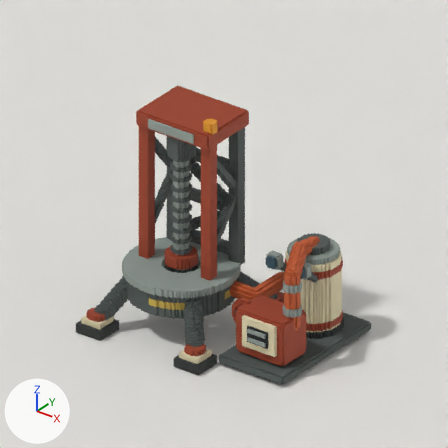
What one commit did to the Blender file voxel/geothermal/assets/geothermal_drill/large/geothermal_drill.blend.
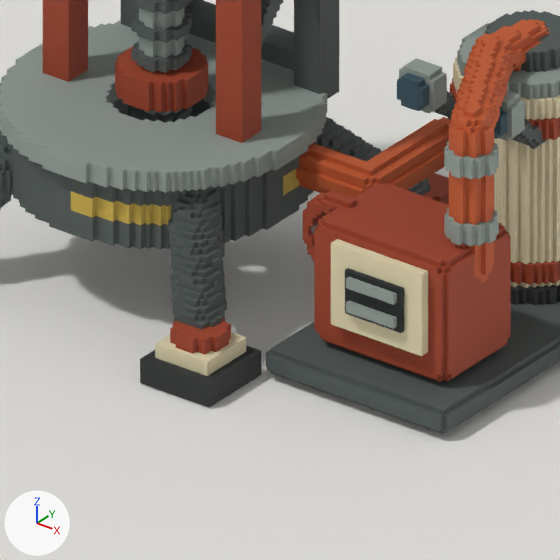
Old and new are each drawn from the file's camera 'Preview_Camera' and again close up on the part from 28% to 72% of the width and 51% to 96% of the height. The axes (+X, +Y, +Z) are drawn at lower left. The lights are the same throughout. The older version's two pictures come first.

The scene before the commit, as lines of its bpy script (objects in view):
```python
me_geothermal_drill_voxel_surface = bpy.data.meshes.new('geothermal_drill_voxel_surface')
me_geothermal_drill_voxel_surface.from_pydata(...)  # 36212 vertices, 9053 faces; spans x -2.79..2.7, y -2.12..2.03, z 0.09..5.76
me_geothermal_drill_voxel_surface.materials.append(mat_palette_001_d9ceab)  # beige #d9ceab
me_geothermal_drill_voxel_surface.materials.append(mat_palette_003_993e23)  # brown #993e23
me_geothermal_drill_voxel_surface.materials.append(mat_palette_004_bb562a)  # orange #bb562a
me_geothermal_drill_voxel_surface.materials.append(mat_palette_005_272b2a)  # black #272b2a
me_geothermal_drill_voxel_surface.materials.append(mat_palette_006_4c5452)  # dark grey #4c5452
me_geothermal_drill_voxel_surface.materials.append(mat_palette_007_8b958f)  # grey #8b958f
me_geothermal_drill_voxel_surface.materials.append(mat_palette_008_304c58)  # dark blue #304c58
me_geothermal_drill_voxel_surface.materials.append(mat_palette_010_da9224)  # orange #da9224
me_geothermal_drill_voxel_surface.materials.append(mat_palette_012_181e1d)  # black #181e1d
me_geothermal_drill_voxel_surface.materials.append(mat_palette_013_bea343)  # yellow #bea343
me_plane = bpy.data.meshes.new('Plane')
me_plane.from_pydata([(-567.0, -567.0, 0.0), (567.0, -567.0, 0.0), (-567.0, 567.0, 0.0), (567.0, 567.0, 0.0)], [], [(0, 1, 3, 2)])
me_plane.materials.append(mat_studio_ground)  # light grey #e2e1dd
ob_geothermal_drill = bpy.data.objects.new('geothermal_drill', me_geothermal_drill_voxel_surface)
ob_geothermal_drill.location = (0.0, 0.0, 0.0)
ob_studio_floor = bpy.data.objects.new('Studio_floor', me_plane)
ob_studio_floor.location = (-0.045, -0.045, 0.073)
```
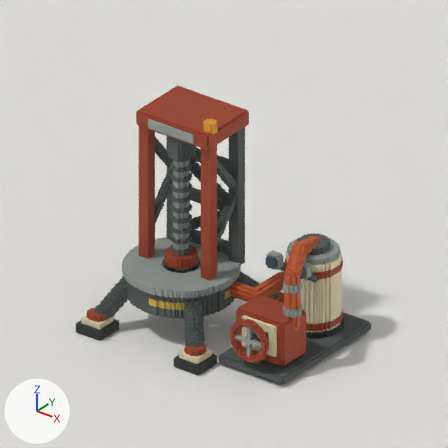
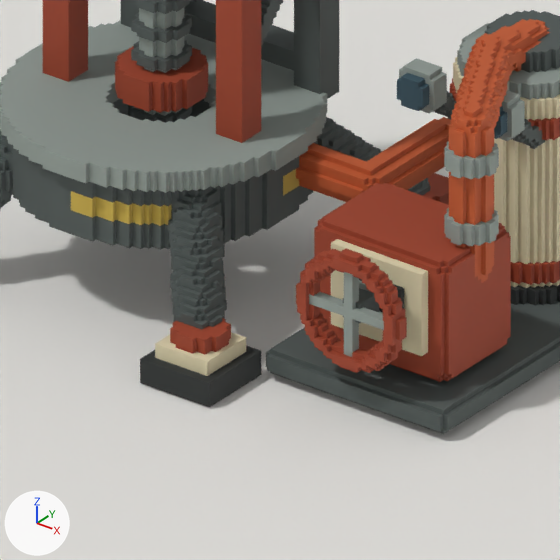
Where the change shows, as pixel boxes (x1, y1, x2, y2) in the close-ups (560 x 560 px):
part 1 of me_geothermal_drill_voxel_surface, deleted
    before: (303, 191, 449, 261)
part 2 of me_geothermal_drill_voxel_surface, built on
    before: (318, 148, 467, 262)
    after: (296, 148, 467, 373)

Diff of the bpy script that builds the scene:
```diff
--- a/voxel/geothermal/assets/geothermal_drill/large/geothermal_drill.blend.py
+++ b/voxel/geothermal/assets/geothermal_drill/large/geothermal_drill.blend.py
@@ me_geothermal_drill_voxel_surface @@
 # used by ob_geothermal_drill; location = (0.0, 0.0, 0.0)
-me_geothermal_drill_voxel_surface.from_pydata(...)  # 36212 vertices, 9053 faces; spans x -2.79..2.7, y -2.12..2.03, z 0.09..5.76
+me_geothermal_drill_voxel_surface.from_pydata(...)  # 37272 vertices, 9318 faces; spans x -2.79..2.7, y -2.12..2.03, z 0.09..5.76
+# me_geothermal_drill_voxel_surface part 1: 190 loose pieces with 760 vertices, spanning x 0.72..2.2, y -0.81..0.0, z 0.5..1.58, are deleted
+# me_geothermal_drill_voxel_surface part 2: 65 vertices removed from x 0.94..2.43, y -0.81..0.0, z 0.5..1.53; 1883 vertices added at x 0.94..2.34, y -1.62..0.0, z 0.54..1.62
+# other edits to the shape of me_geothermal_drill_voxel_surface do not show in these pictures
 me_geothermal_drill_voxel_surface.materials.append(mat_palette_001_d9ceab)
```
